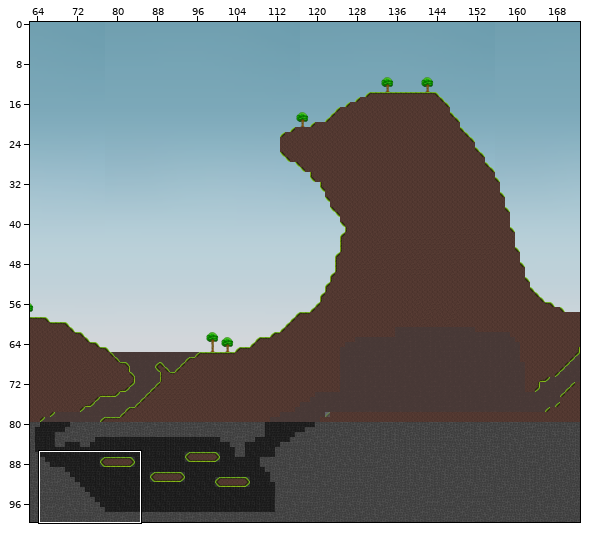
One commit to this Tiled map (JSON): 2026_ID_Floioide/data/maps/map.tmj. The first picture is a wide view before the edit; the outline marks the close-up.
Close-up. Old version:
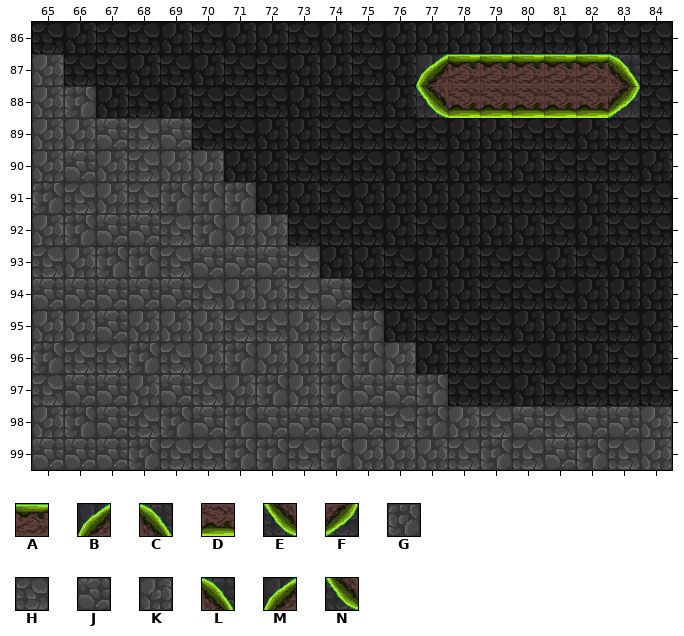
Cells are 32x32 px. Shown: x 65..84, y 86..99. The commit also changed other parts of the map, which this record leaves out.
Key: from "tile": A 1, B 7, C 8, D 193, E 197, F 198, G 1523, H 1524, J 1525, K 1526, L 1714, M 1715, N 1716.
_ is an empty cell.
Layers that did not change in this view are not listed.
Layer "front" before, first column x 65:
 86 NMNNMNMMNMNMMMMNNMNN
 87 KNNMNMNNMMNMBAAAAACN
 88 KGMNMNNNMNNMEDDDDDFN
 89 KKJHJNNMMNNNNMMNNMNN
 90 KJKHKKMMNNNMNMMMNNNM
 91 GHKHGGGMMNMMMMNNNMNN
 92 KGJJHGKKNNNMNMMMNMNN
 93 HKGGHJJJHMMNMMNNMNMM
 94 JJJJJHKKHJNNMMNNNMMM
 95 KKJKKKHHKHGMNNNMMNNM
 96 GHHGHKGKKGGKMNNNMMNM
 97 HJJKJHKGKGJJGNNMNNNN
 98 KGJHGJGJJJJHGKHJHJJK
 99 JJJGHHGGHGKKKHGHJGHK
Now the later version:
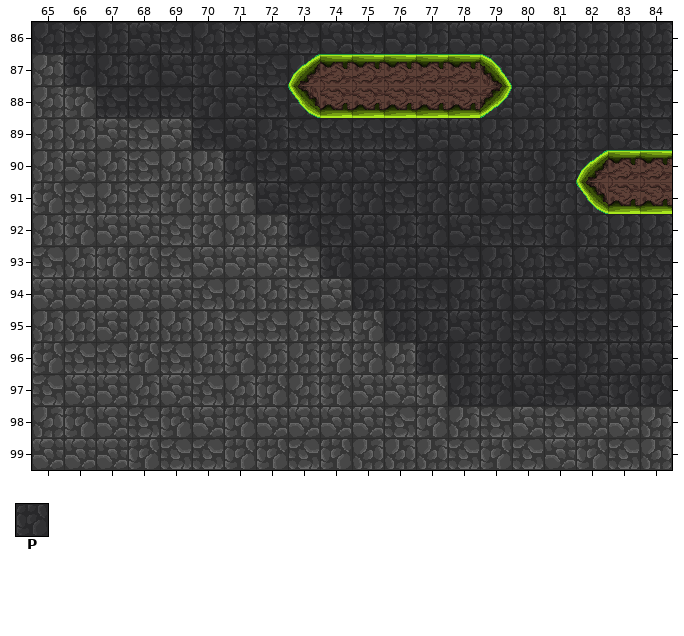
Further tiles: from "tile": P 1713.
See-through tiles are keyed as they look on the map.
From old to new:
Layer "back-ground":
There is now tile L in row 86 at x 79 to 80; in row 87 at x 79 to 82; in row 88 at x 79 to 80; in row 89 at x 83.
The edit turns tile N into tile L in row 88 at x 83.
There is now tile M in row 86 at x 81 to 84; in row 88 at x 81; in row 89 at x 79 to 80.
The edit turns tile L into tile M in row 87 at x 83.
There is now tile N in row 88 at x 84.
There is now tile P in row 89 at x 82.
Layer "hit-box":
Tile B gives way to one hidden under a higher layer in row 87 at x 77.
Tile E gives way to one hidden under a higher layer in row 88 at x 77.
There is now tile B in row 87 at x 73; in row 90 at x 82.
There is now tile C in row 87 at x 79.
There is now tile E in row 88 at x 73; in row 91 at x 82.
There is now tile F in row 88 at x 79.
The author cleared the tile that lay hidden in rows 87 to 88 at x 80 to 82.
The author cleared tile C in row 87 at x 83.
The author cleared tile F in row 88 at x 83.
Layer "front":
The edit turns tile B into tile A in row 87 at x 77.
The edit turns tile M into tile A in row 87 at x 74 and 76; in row 90 at x 84.
The edit turns tile N into tile A in row 87 at x 75; in row 90 at x 83.
The edit turns tile M into tile B in row 87 at x 73.
The edit turns tile N into tile B in row 90 at x 82.
The edit turns tile A into tile C in row 87 at x 79.
The edit turns tile E into tile D in row 88 at x 77.
The edit turns tile M into tile D in row 88 at x 76.
The edit turns tile N into tile D in row 88 at x 74 to 75; in row 91 at x 83 to 84.
The edit turns tile M into tile E in row 88 at x 73; in row 91 at x 82.
The edit turns tile D into tile F in row 88 at x 79.
The author cleared tile A in row 87 at x 80 to 82.
The author cleared tile C in row 87 at x 83.
The author cleared tile D in row 88 at x 80 to 82.
The author cleared tile F in row 88 at x 83.
The author cleared tile M in row 86 at x 66, 69, 71 to 72, 74, 76 to 79 and 82; in row 87 at x 68 and 70; in row 88 at x 67 and 69; in row 89 at x 72 to 73, 78 to 79 and 82; in row 90 at x 71 to 72, 76 and 78 to 80; in row 91 at x 72 to 73 and 75 to 78.
The author cleared tile M in row 92 at x 76, 78 to 80 and 82; in row 93 at x 74 to 75, 77 to 78, 81 and 83 to 84; in row 94 at x 77 to 78 and 82 to 84; in row 95 at x 76, 80 to 81 and 84; in row 96 at x 77, 81 to 82 and 84; in row 97 at x 80.
The author cleared tile N in row 86 at x 65, 67 to 68, 70, 73, 75, 80 to 81 and 83 to 84; in row 87 at x 66 to 67, 69, 71 to 72 and 84; in row 88 at x 68, 70 to 72 and 84; in row 89 at x 70 to 71, 74 to 77, 80 to 81 and 83 to 84; in row 90 at x 73 to 75, 77 and 81; in row 91 at x 74 and 79 to 81.
The author cleared tile N in row 92 at x 73 to 75, 77, 81 and 83 to 84; in row 93 at x 76, 79 to 80 and 82; in row 94 at x 75 to 76 and 79 to 81; in row 95 at x 77 to 79 and 82 to 83; in row 96 at x 78 to 80 and 83; in row 97 at x 78 to 79 and 81 to 84.
Pixel boxes of the changes (left, top, right, bottom) in both close-ups:
changed: (32, 22, 672, 406)
